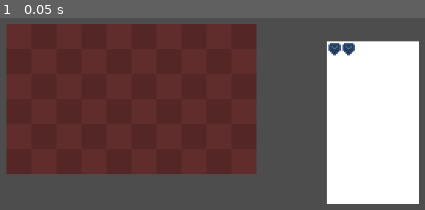
Above: before the commit, frame 1.
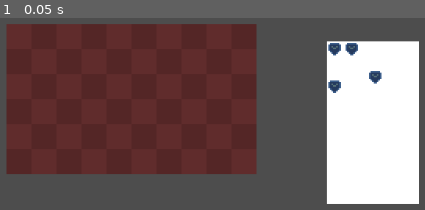
Above: after the commit, the same moment.

Repository: ObliteratedEntertainment/LudumDare54
Game: Godot game, scene res://main.tscn
Two runs of this game, one before a commit and one after it. Both use one fixed random seed, a clock stepped at 60 frames per second and the inputs below.
Inputs:
- Up to frame 1 (0.05 s): no input

The runs differ from the first frame. In frame 1, 0.5% of the frame differs, in the area x 77-90%, y 13-40%.

Commit message:
more tweaks

Diff:
--- a/items/cross.tscn
+++ b/items/cross.tscn
@@ -13,4 +13,4 @@
 
 [node name="Sprite" parent="." index="1"]
 texture = ExtResource("3_2lq7n")
-offset = Vector2(0, 9)
+offset = Vector2(0, 8)
--- a/ui/guild_inventory/guild_inventory.tscn
+++ b/ui/guild_inventory/guild_inventory.tscn
@@ -1,8 +1,9 @@
-[gd_scene load_steps=4 format=3 uid="uid://djtrj5g657g3j"]
+[gd_scene load_steps=5 format=3 uid="uid://djtrj5g657g3j"]
 
 [ext_resource type="Script" path="res://ui/guild_inventory/guild_inventory.gd" id="1_yrsfj"]
 [ext_resource type="PackedScene" uid="uid://dfyeff3hhnvwv" path="res://ui/guild_inventory/inventory_icon_slot.tscn" id="2_1bctj"]
 [ext_resource type="PackedScene" uid="uid://7f5ydk4irjho" path="res://items/shield.tscn" id="3_ebpkw"]
+[ext_resource type="PackedScene" uid="uid://tqthhc2qhn71" path="res://items/cross.tscn" id="4_fg584"]
 
 [node name="GuildInventory" type="Control"]
 layout_mode = 3
@@ -24,6 +25,20 @@
 packed_item = ExtResource("3_ebpkw")
 
 [node name="InventoryIcon2" parent="." instance=ExtResource("2_1bctj")]
-offset_left = 9.0
+offset_left = 11.0
 offset_right = 19.0
+offset_bottom = 8.0
+packed_item = ExtResource("4_fg584")
+
+[node name="InventoryIcon3" parent="." instance=ExtResource("2_1bctj")]
+offset_left = 26.0
+offset_top = 18.0
+offset_right = 34.0
+offset_bottom = 26.0
 packed_item = ExtResource("3_ebpkw")
+
+[node name="InventoryIcon4" parent="." instance=ExtResource("2_1bctj")]
+offset_top = 24.0
+offset_right = 8.0
+offset_bottom = 32.0
+packed_item = ExtResource("4_fg584")
